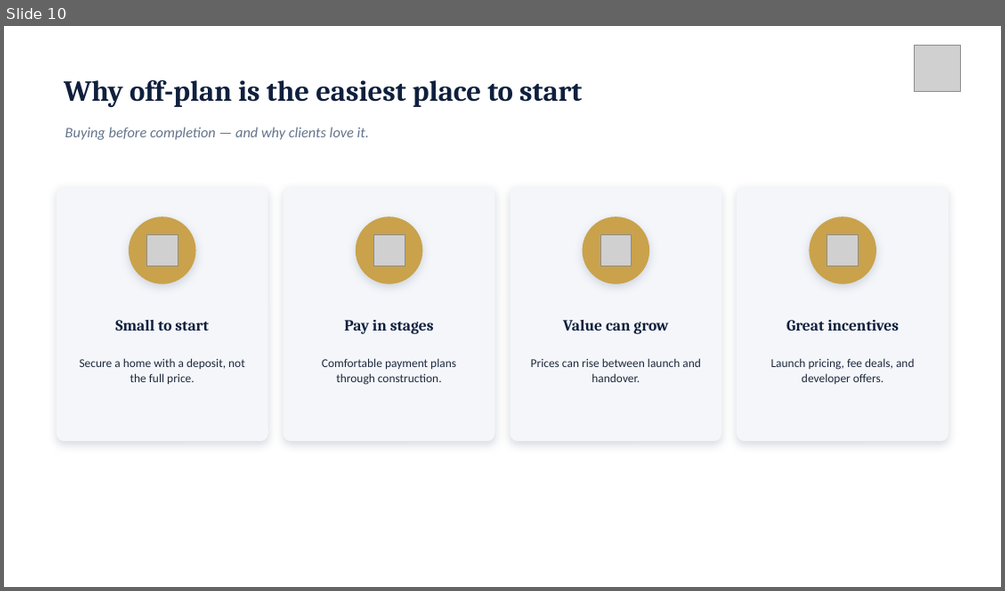
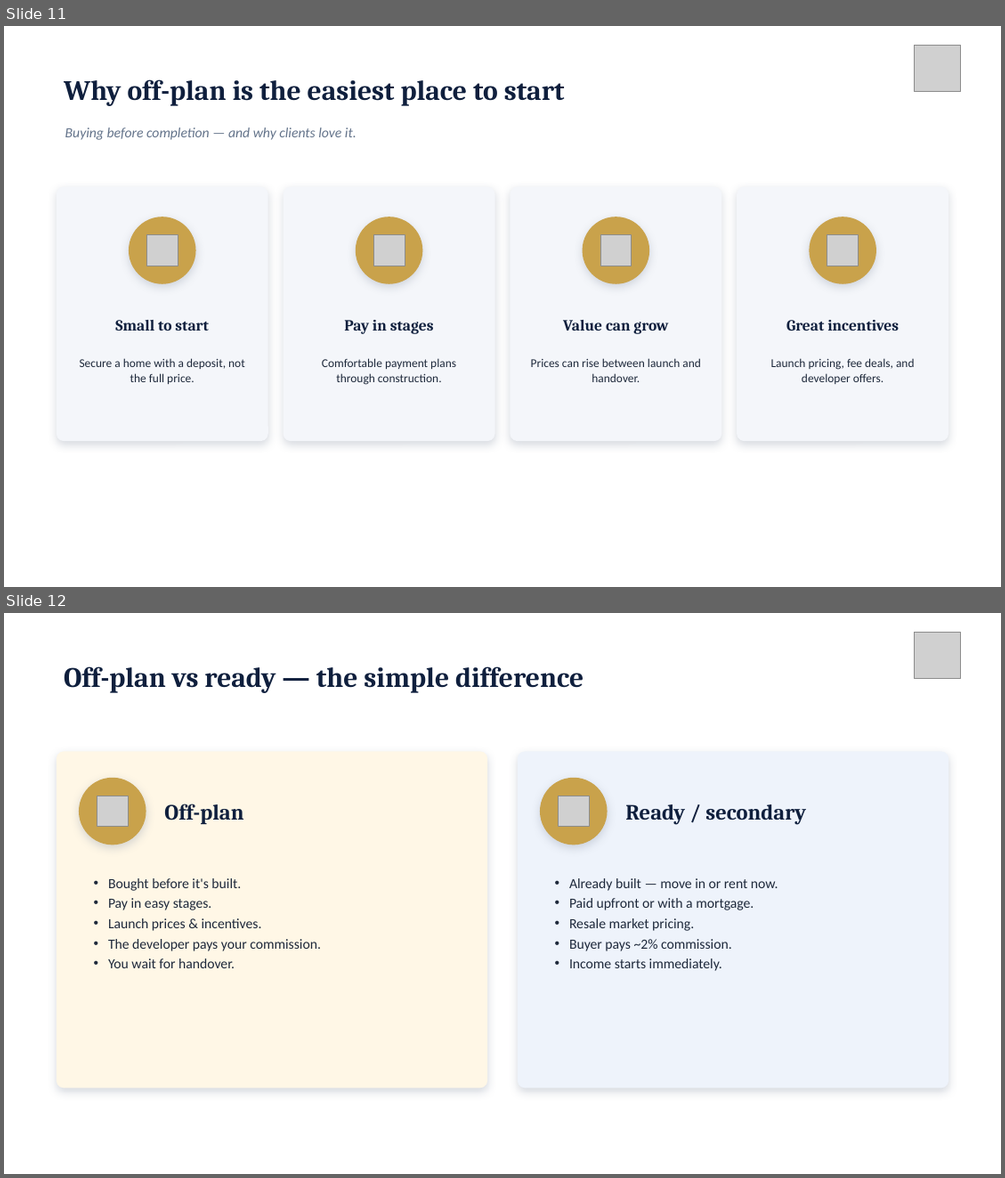
Before and after one commit to MWareth/openai-startup-name-generator, a slide deck: bridges-allies/BridgesAllies_OffPlan_Training_Day1.pptx. Shown one above the other, each under a label of ours: slide 10 before the commit, slides 11 and 12 after it. The pictures are 1005x591 and 1005x1178 pixels, drawn with LibreOffice and Linux fonts; fonts in the diff are those of the drawing; grey boxes stand for pictures. Boxes give left, top, right and bottom in pixels: in the first picture for what was removed or moved away, otherwise in the second. Text is boxed around its words. In the diff, an @@ line names an element or a change of style, - is before the commit and + after.

```diff
--- a/bridges-allies/BridgesAllies_OffPlan_Training_Day1.pptx
+++ b/bridges-allies/BridgesAllies_OffPlan_Training_Day1.pptx
@@ slide 12 added at <box>4,613,1001,1174</box>, background #FFFFFF @@
@@ picture added at <box>914,633,961,679</box> @@
@@ text added at <box>64,666,583,693</box>, 27 pt, text #0F1F3D, bold @@
+Off-plan vs ready — the simple difference
@@ rounded rectangle added at <box>57,751,488,1088</box>, fill #FFF7E6 @@
@@ rounded rectangle added at <box>518,751,949,1088</box>, fill #EEF3FB @@
@@ ellipse added at <box>79,778,146,844</box>, fill #C9A24B @@
@@ picture added at <box>97,795,128,826</box> @@
@@ ellipse added at <box>540,778,607,844</box>, fill #C9A24B @@
@@ picture added at <box>558,795,589,826</box> @@
@@ text added at <box>164,803,243,825</box>, 21 pt, text #0F1F3D, bold @@
+Off-plan
@@ text added at <box>625,804,806,825</box>, 21 pt, text #0F1F3D, bold @@
+Ready / secondary
@@ text added at <box>108,878,321,968</box>, 13.5 pt, text #1E293B @@
+• Bought before it's built.
+• Pay in easy stages.
+• Launch prices & incentives.
+• The developer pays your commission.
+• You wait for handover.
@@ text added at <box>569,878,778,971</box>, 13.5 pt, text #1E293B @@
+• Already built — move in or rent now.
+• Paid upfront or with a mortgage.
+• Resale market pricing.
+• Buyer pays ~2% commission.
+• Income starts immediately.
@@ what was slide 10 is now slide 11 @@
@@ slide 11 changed as well @@
@@ text "Why off-plan is the easiest ..." at <box>64,79,565,106</box>: size 28 to 27 pt @@
@@ text "Buying before completion — and ..." at <box>65,127,356,140</box>: size 14 to 13.5 pt @@
```
Also in this commit, not shown: 11 other slides changed, 10 other slides added, 1 slide removed, 1 other file.
